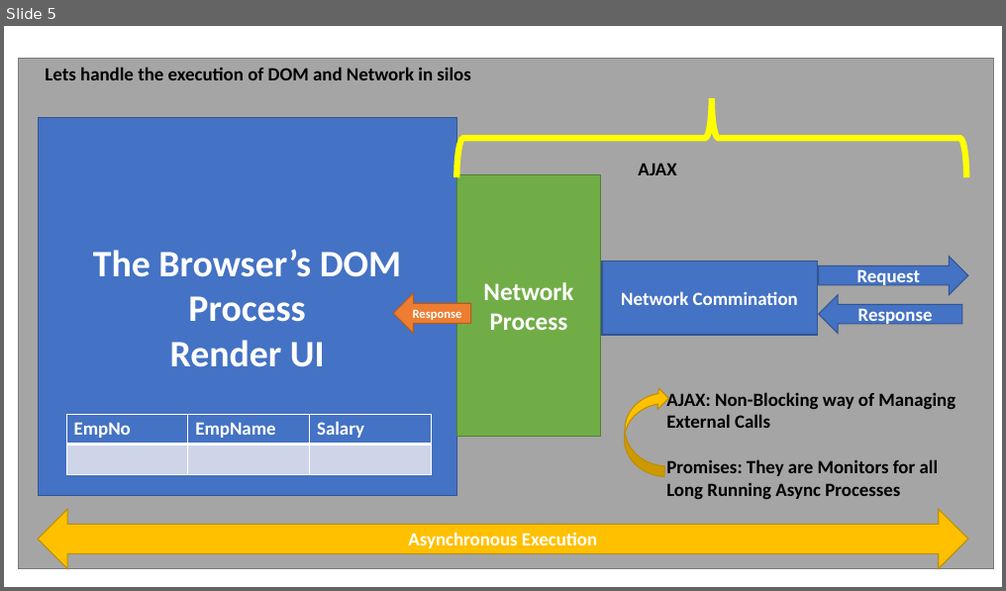
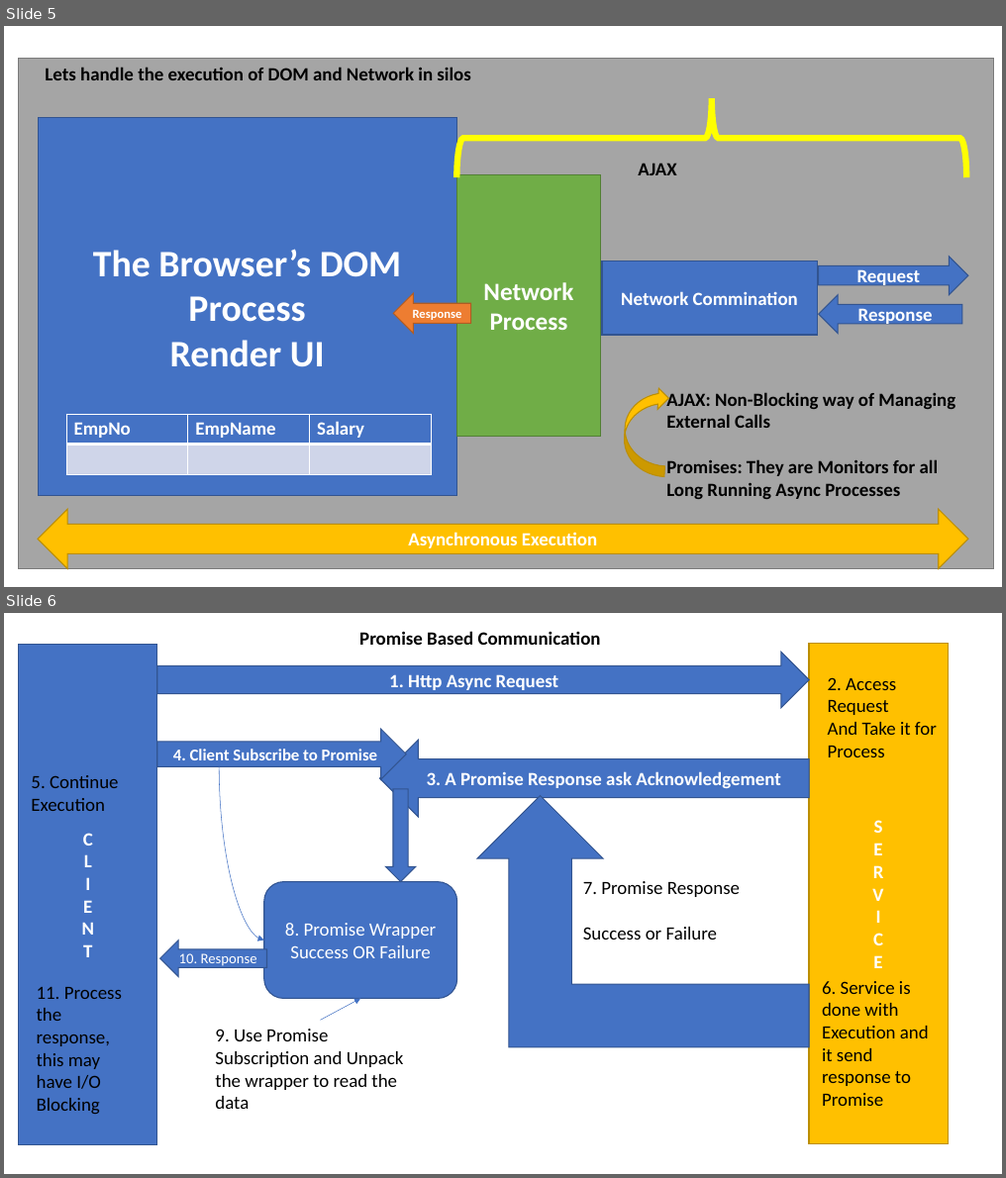
Before and after one commit to maheshsabnis/Blaz_Ng_Jan2022, a slide deck: images_NG.pptx. Shown one above the other, each under a label of ours: slide 5 before the commit, slides 5 and 6 after it. The pictures are 1006x591 and 1006x1178 pixels, drawn with LibreOffice and Linux fonts; fonts in the diff are those of the drawing. Boxes give left, top, right and bottom in pixels: in the first picture for what was removed or moved away, otherwise in the second. Text is boxed around its words. In the diff, an @@ line names an element or a change of style, - is before the commit and + after.

```diff
--- a/images_NG.pptx
+++ b/images_NG.pptx
@@ slide 6 added at <box>4,613,1002,1174</box>, background #FFFFFF @@
@@ text added at <box>359,631,601,645</box>, 18 pt, text #000000, bold @@
+Promise Based Communication
@@ rectangle added at <box>19,644,157,1146</box>, fill #4472C4, outline #325491 1 pt, 18 pt, text #FFFFFF, bold @@
+C
+L
+I
+E
+N
+T
@@ right arrow added at <box>157,652,810,708</box>, fill #4472C4, outline #325491 1 pt, 18 pt, text #FFFFFF, bold @@
+1. Http Async Request
@@ rectangle added at <box>809,643,947,1145</box>, fill #FFC000, outline #BD8E00 1 pt, 18 pt, text #FFFFFF, bold @@
+S
+E
+R
+V
+I
+C
+E
@@ text added at <box>828,677,937,758</box>, 18 pt, text #000000 @@
+2. Access Request
+And Take it for Process
@@ right arrow added at <box>157,729,406,780</box>, fill #4472C4, outline #325491 1 pt, 16 pt, text #FFFFFF, bold @@
+4. Client Subscribe to Promise
@@ left arrow added at <box>380,741,810,817</box>, fill #4472C4, outline #325491 1 pt, 18 pt, text #FFFFFF, bold @@
+3. A Promise Response ask Acknowledgement
@@ text added at <box>31,775,119,811</box>, 18 pt, text #000000 @@
+5. Continue Execution
@@ curved arrow added from (219, 766) to (264, 940), #4472C4 0.5 pt @@
@@ down arrow added at <box>386,789,416,881</box>, fill #4472C4, outline #325491 1 pt @@
@@ bent up arrow added at <box>477,796,809,1048</box>, fill #4472C4, outline #325491 1 pt @@
@@ rounded rectangle added at <box>264,881,457,998</box>, fill #4472C4, outline #325491 1 pt, 18 pt, text #FFFFFF @@
+8. Promise Wrapper
+Success OR Failure
@@ text added at <box>583,881,740,940</box>, 18 pt, text #000000 @@
+7. Promise Response
+Success or Failure
@@ left arrow added at <box>160,940,267,977</box>, fill #4472C4, outline #325491 1 pt, 14 pt, text #FFFFFF @@
+10. Response
@@ text added at <box>37,987,122,1114</box>, 18 pt, text #000000 @@
+11. Process the response, this may have I/O Blocking
@@ arrow added from (321, 1020) to (360, 998), #4472C4 0.5 pt @@
@@ text added at <box>822,981,929,1106</box>, 18 pt, text #000000 @@
+6. Service is done with Execution and it send response to Promise
@@ text added at <box>215,1029,404,1109</box>, 18 pt, text #000000 @@
+9. Use Promise Subscription and Unpack the wrapper to read the data
```
Also in this commit, not shown: 2 other slides added, 9 other files.
